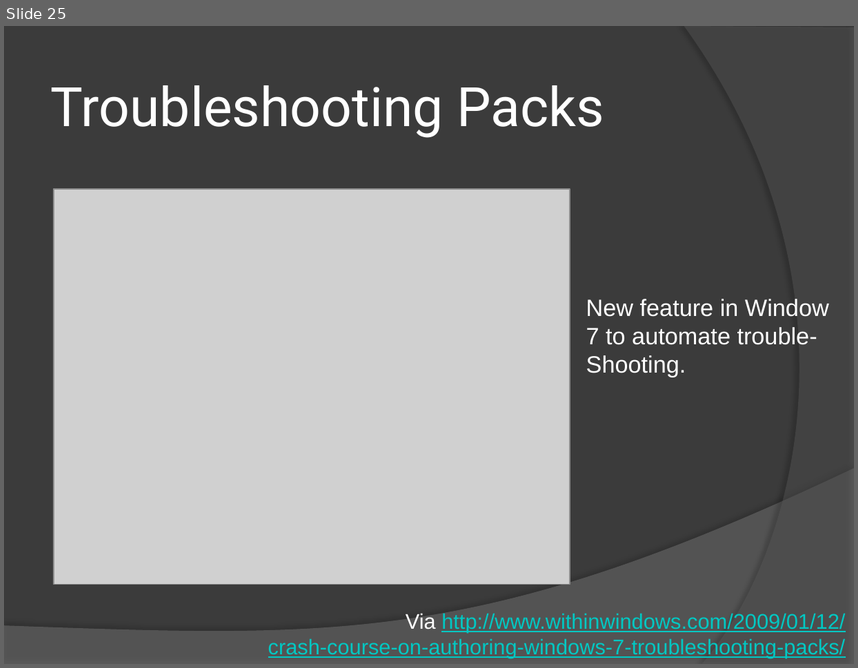
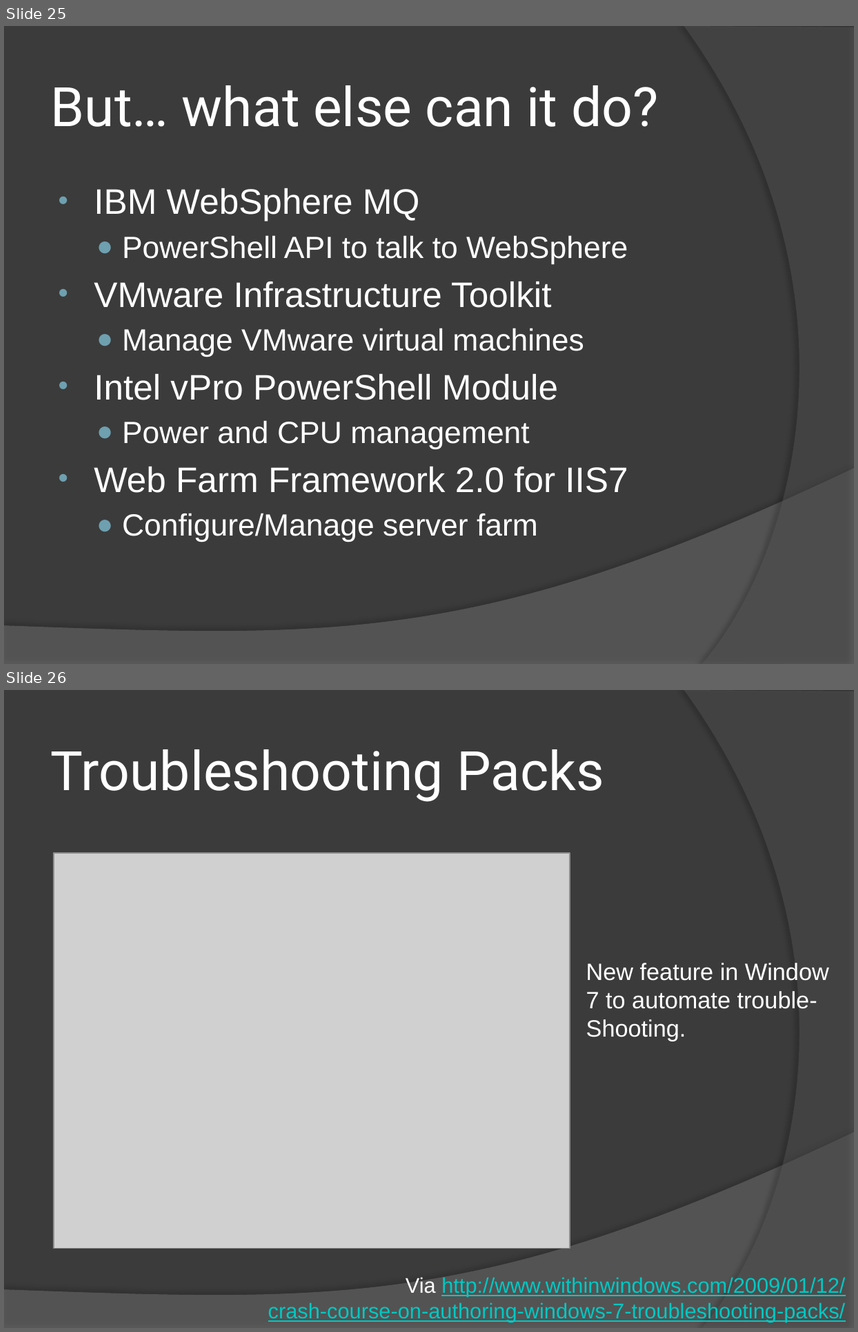
Before and after one commit to drmohundro/presentations, a slide deck: the-power-of-powershell/presentation.pptx. Shown one above the other, each under a label of ours: slide 25 before the commit, slides 25 and 26 after it. The pictures are 858x668 and 858x1332 pixels, drawn with LibreOffice and Linux fonts; fonts in the diff are those of the drawing; grey boxes stand for pictures; background and template pictures are left out. Boxes give left, top, right and bottom in pixels: in the first picture for what was removed or moved away, otherwise in the second. Text is boxed around its words. In the diff, an @@ line names an element or a change of style, - is before the commit and + after.

```diff
--- a/the-power-of-powershell/presentation.pptx
+++ b/the-power-of-powershell/presentation.pptx
@@ slide 25 added at bbox=[4, 26, 854, 664], background #3B3B3B; not listed: 2 template elements that a slide beside it also shows @@
@@ title added at bbox=[51, 85, 658, 127], 46 pt, text #FFFFFF @@
+But… what else can it do?
@@ text added at bbox=[94, 188, 628, 541], 26 pt, text #FFFFFF @@
+• IBM WebSphere MQ
+  ● PowerShell API to talk to WebSphere
+• VMware Infrastructure Toolkit
+  ● Manage VMware virtual machines
+• Intel vPro PowerShell Module
+  ● Power and CPU management
+• Web Farm Framework 2.0 for IIS7
+  ● Configure/Manage server farm
@@ what was slide 25 is now slide 26 @@
```
Also in this commit, not shown: 8 slides changed.
